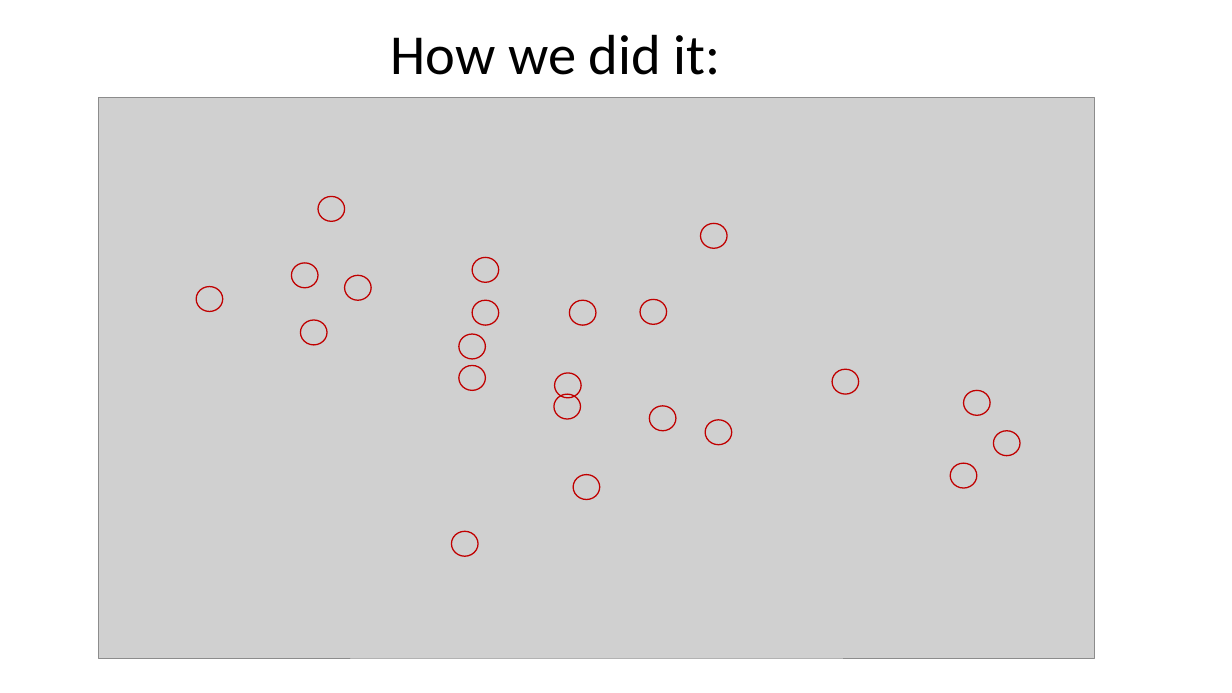
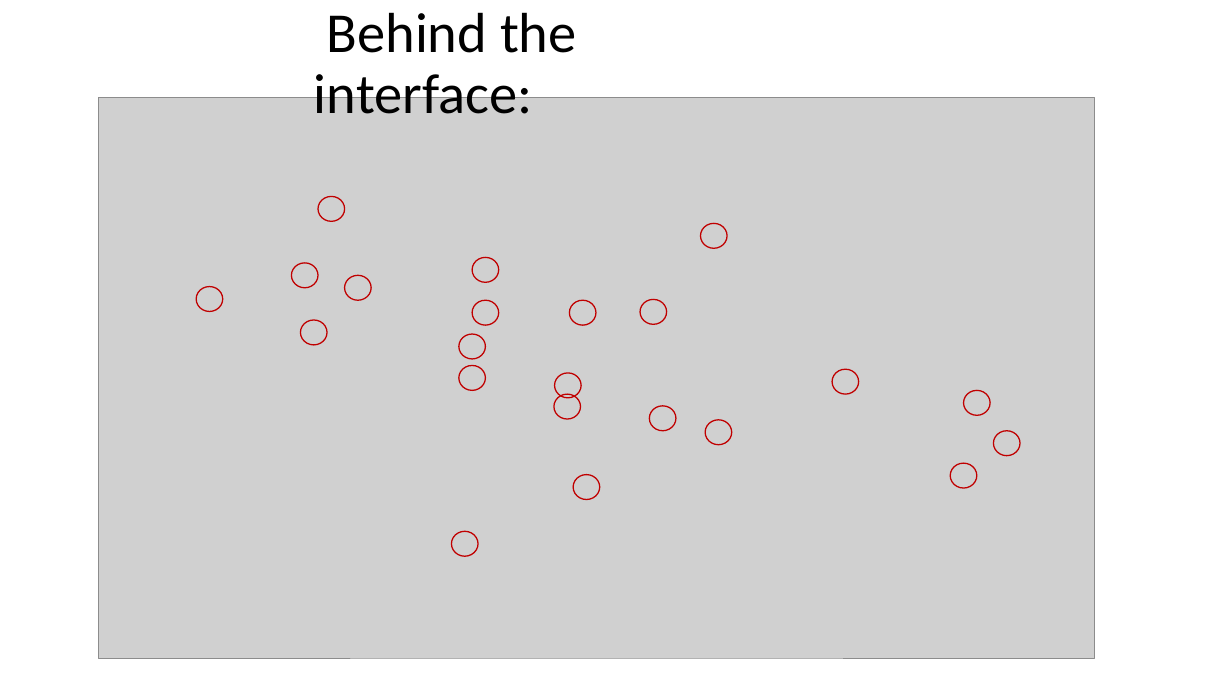
Before and after one commit to RubyDoma/point-and-click, a slide deck: slide 3 of PPT/Presentation.pptx. Drawn at 1232x693 pixels with LibreOffice and Linux fonts; fonts in the diff are those of the drawing; grey boxes stand for pictures. Boxes give left, top, right and bottom in pixels: in the first picture for what was removed or moved away, otherwise in the second. Text is boxed around its words. In the diff, an @@ line names an element or a change of style, - is before the commit and + after.

```diff
--- a/PPT/Presentation.pptx
+++ b/PPT/Presentation.pptx
@@ title at bbox=[314, 12, 577, 114]: text changed @@
-How we did it:
+Behind the interface:
```
Also in this commit, not shown: 3 other slides changed, 1 other file.
